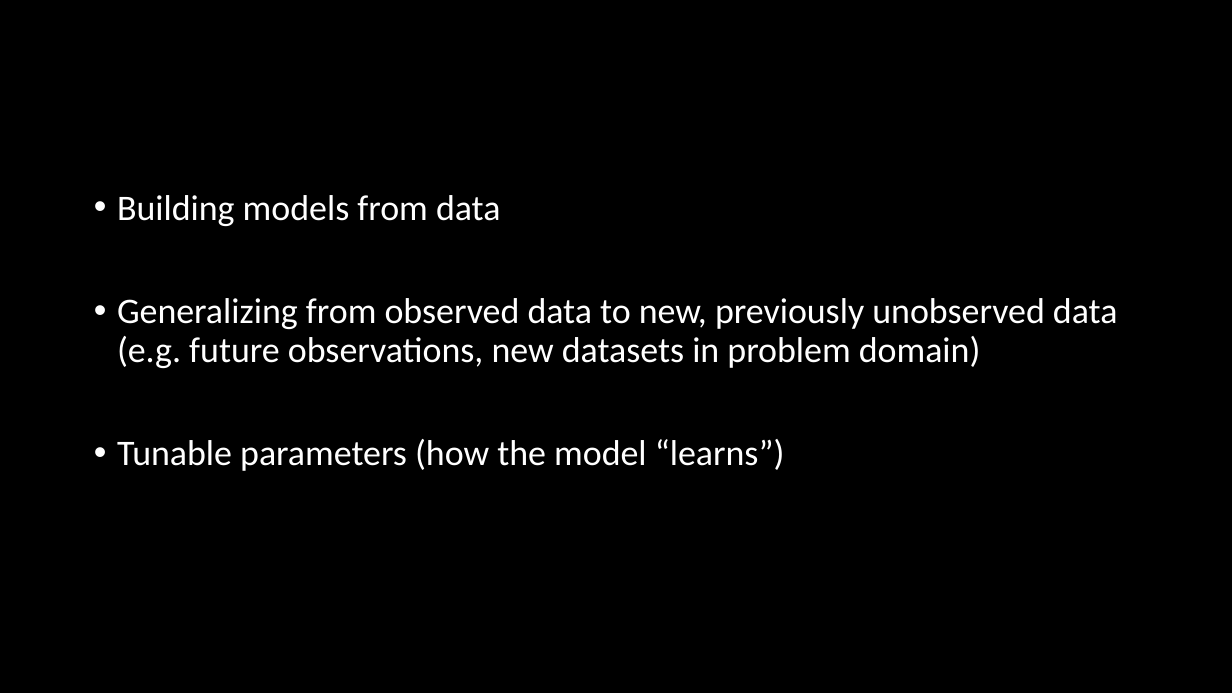
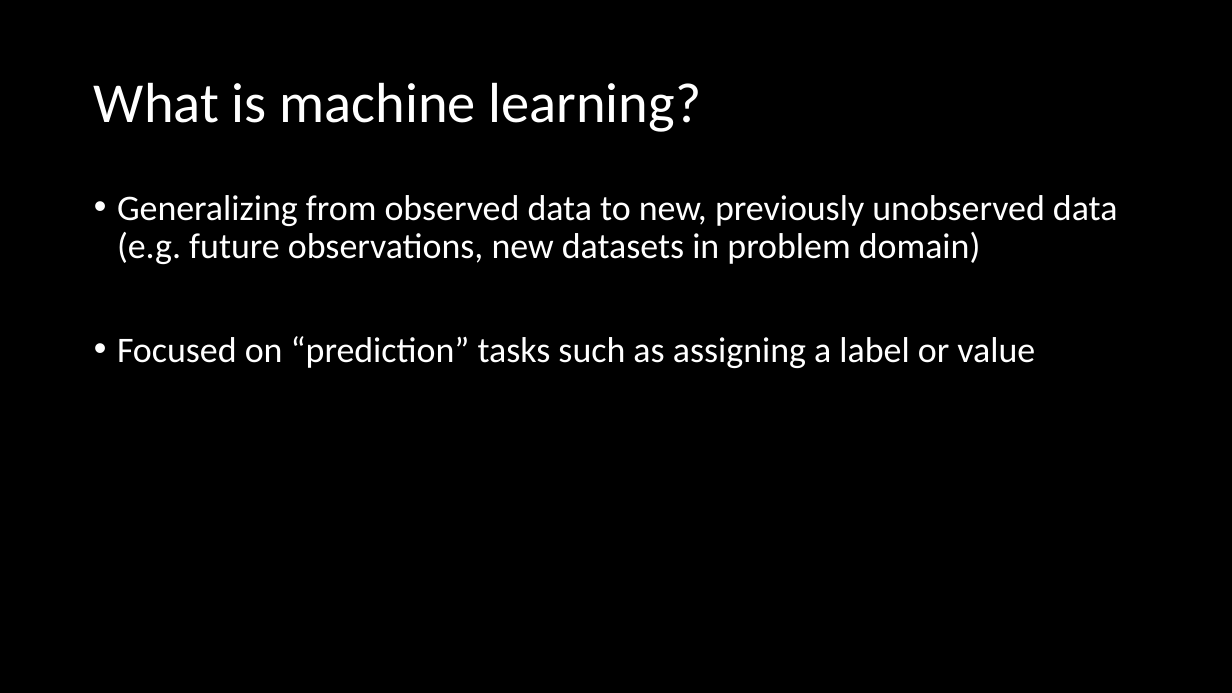
Before and after one commit to arcus/education-materials, a slide deck: slide 9 of intro-to-ml/intro_ml_pres.pptx. Drawn at 1232x693 pixels with LibreOffice and Linux fonts; fonts in the diff are those of the drawing. Boxes give left, top, right and bottom in pixels: in the first picture for what was removed or moved away, otherwise in the second. Text is boxed around its words. In the diff, an @@ line names an element or a change of style, - is before the commit and + after.

```diff
--- a/intro-to-ml/intro_ml_pres.pptx
+++ b/intro-to-ml/intro_ml_pres.pptx
@@ title added at box(94, 82, 702, 132), 44 pt, text #FFFFFF @@
+What is machine learning?
@@ text at box(117, 195, 501, 226): paragraph removed @@
-• Building models from data
@@ text at box(117, 336, 1035, 368): text changed @@
-• Tunable parameters (how the model “learns”)
+• Focused on “prediction” tasks such as assigning a label or value
```
Also in this commit, not shown: 6 other slides changed, 2 slides added, 2 slides removed, 1 other file.
